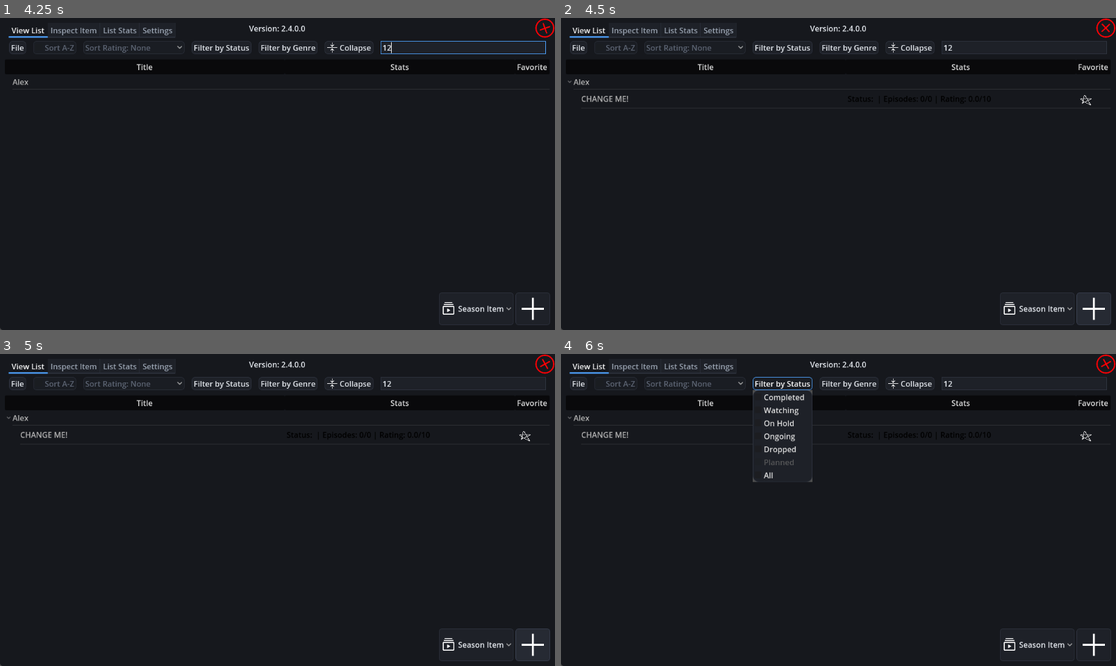
Above: before the commit, frames 1-4 (two rows, left to right).
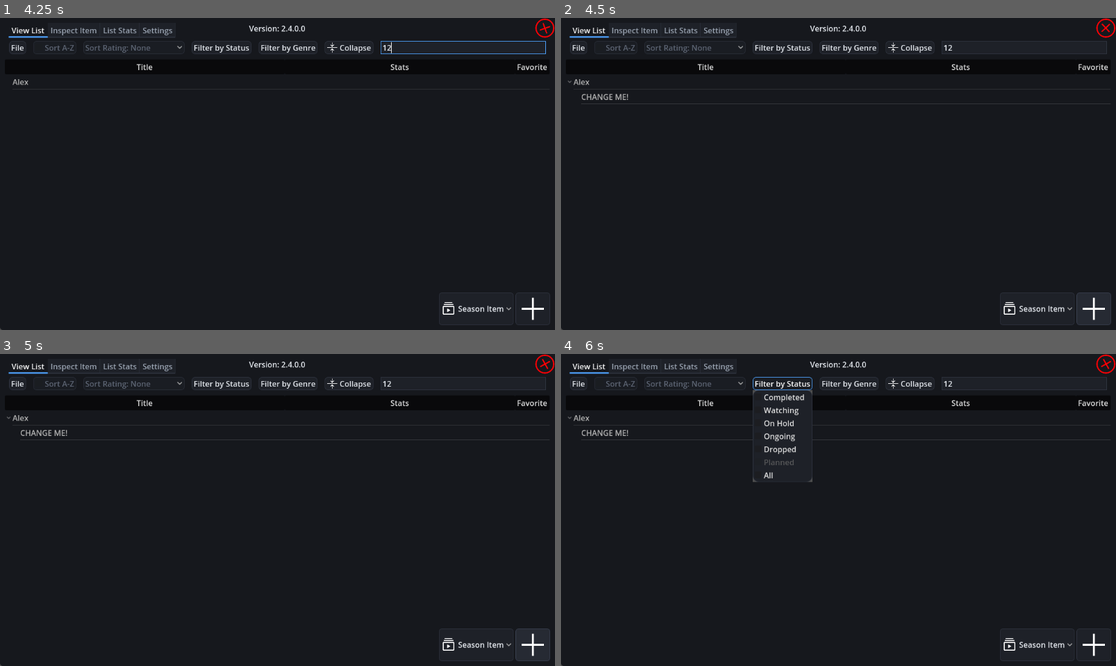
Above: after the commit, the same moments.

Repository: sredniW1234/Anime-Tracker-V2
Game: Godot game, scene res://Scenes/main_menu.tscn
The game is run twice, just before and just after one commit, with the same random seed, the same clock (stepped at 60 frames per second) and the same inputs.
Inputs (mouse positions are in pixels of both pictures, inside the frame that each line leads up to):
- Up to frame 1 (4.25 s): click "Open List" at 0.5 s; click "New List" at 1.25 s; click (244, 186) at 2.02 s; type "Alex" at 2.1 s; click "Create" at 2.75 s; click (460, 46) at 3.52 s; type "12" at 3.6 s
- Up to frame 2 (4.5 s): click (1093, 308) at 4.25 s
- Up to frame 3 (5 s): no input
- Up to frame 4 (6 s): click "File" at 5 s; click "Filter by Status" at 5.75 s

Frame 1 is identical in both runs. In frame 2, 0.4% of the frame differs, in the area x 3-99%, y 24-29%; in frame 3, 0.4%; in frame 4, 0.4%.
Error in both runs: Cannot call method 'get_value' on a null value. (res://Scripts/file_menu_button.gd:11)

Commit message:
Fixed item load bug.
Fixed bug where on list load, each item would have it's auto_track and status set to the default

Diff:
--- a/Scripts/Items/GenralItem.gd
+++ b/Scripts/Items/GenralItem.gd
@@ -45,14 +45,6 @@
 	item_name = _item_name
 	index = tree_item.get_index()
 	name = item_name
-
-	# --- set up defaults from settings ---
-	status = SaveManager.current_settings.get_value("defaults", "default_status", status).to_lower()
-	if status == "none":
-		status = ""
-	auto_track = SaveManager.current_settings.get_value("defaults", "default_auto_track", auto_track)
-
-
 	return tree_item
 
 
--- a/Scripts/TreeManager.gd
+++ b/Scripts/TreeManager.gd
@@ -58,7 +58,7 @@
 	root_item.create(root, Manager.list_name)
 
 # Create and add the item to the list
-func add_item(parent: GeneralItem, item_name: String):
+func add_item(parent: GeneralItem, item_name: String, bypass_defaults=false):
 	var item: GeneralItem = Manager.TYPES[Manager.add_type].new()
 
 	if parent.tree_item == root_item.tree_item:  # First level (Series Name)
@@ -76,6 +76,13 @@
 		Manager.list[Manager.list.keys()[parent.parent.get_index()]].append(item)
 		if "children" in parent:
 			parent.children.append(item)
+
+	# --- set up defaults from settings ---
+	if not bypass_defaults:
+		item.status = SaveManager.current_settings.get_value("defaults", "default_status", item.status).to_lower()
+		if item.status == "none":
+			item.status = ""
+		item.auto_track = SaveManager.current_settings.get_value("defaults", "default_auto_track", item.auto_track)
 	item.update_data()
 	parent.update_data()
 	scroll_to_item(item.tree_item)
@@ -126,7 +133,7 @@
 		Manager.add_type = 1
 	elif item_data.get("type") == "book":
 		Manager.add_type = 2
-	var item = add_item(parent, item_data["item_name"])
+	var item = add_item(parent, item_data["item_name"], true)
 	for key in item_data.keys():
 		if key in item and key != "children":
 			item.set(key, item_data[key])
